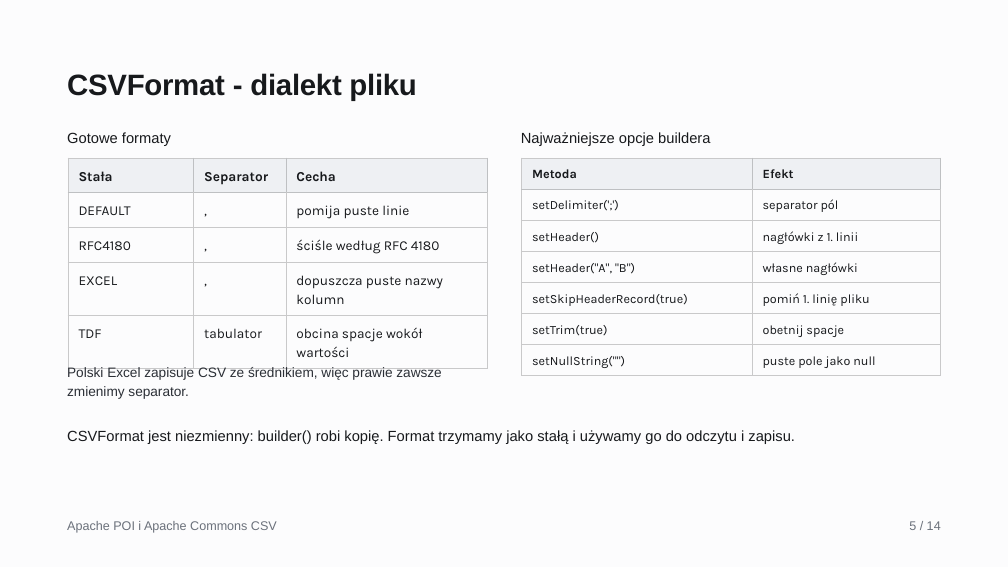
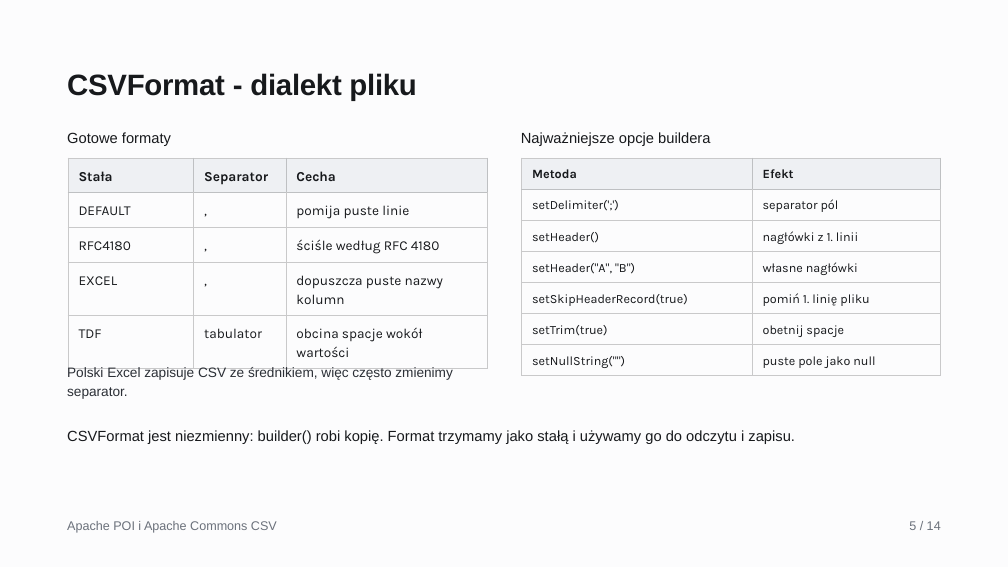
Before and after one commit to AGH-ISI-projects/Java-referat---Apache-POI-etc, a slide deck: slide 5 of koncowy/Apache_POI_i_Apache_Commons_CSV_referat_Krzystek_Kontek.pptx. Drawn at 1008x567 pixels with LibreOffice and Linux fonts; fonts in the diff are those of the drawing. Boxes give left, top, right and bottom in pixels: in the first picture for what was removed or moved away, otherwise in the second. Text is boxed around its words. In the diff, an @@ line names an element or a change of style, - is before the commit and + after.

```diff
--- a/koncowy/Apache_POI_i_Apache_Commons_CSV_referat_Krzystek_Kontek.pptx
+++ b/koncowy/Apache_POI_i_Apache_Commons_CSV_referat_Krzystek_Kontek.pptx
@@ text at (67,366,453,399): text changed @@
-Polski Excel zapisuje CSV ze średnikiem, więc prawie zawsze zmienimy separator.
+Polski Excel zapisuje CSV ze średnikiem, więc często zmienimy separator.
```
Also in this commit, not shown: 1 other slide changed, 2 other files.
